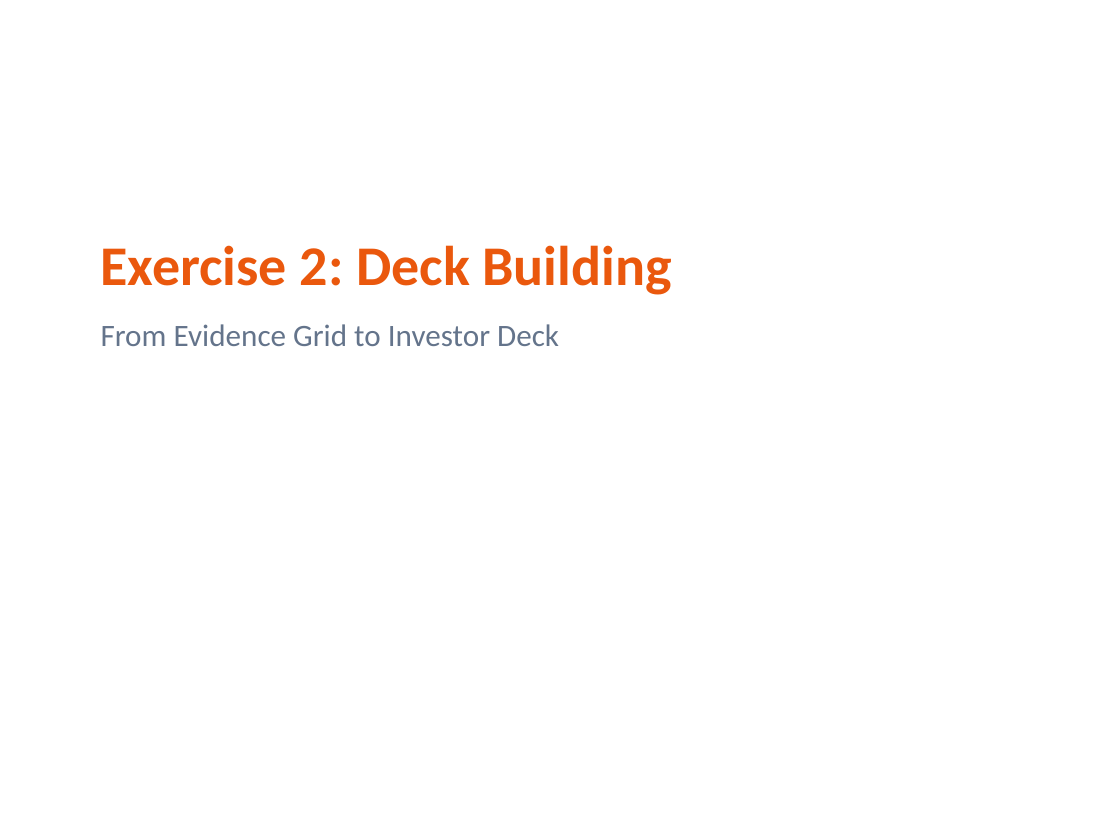
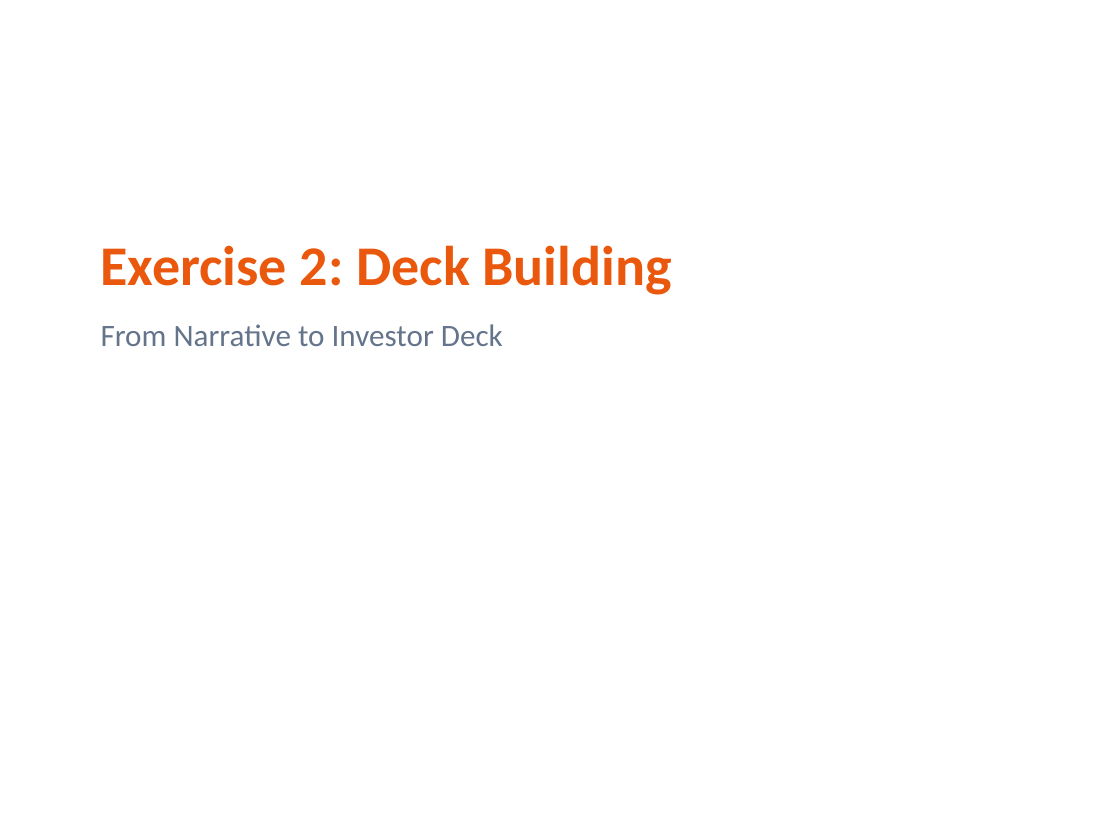
Before and after one commit to TheGinjaNinja/gnv-fundraising-workshop, a slide deck: slide 1 of low-tech/deck-building.pptx. Drawn at 1120x840 pixels with LibreOffice and Linux fonts; fonts in the diff are those of the drawing. Boxes give left, top, right and bottom in pixels: in the first picture for what was removed or moved away, otherwise in the second. Text is boxed around its words. In the diff, an @@ line names an element or a change of style, - is before the commit and + after.

```diff
--- a/low-tech/deck-building.pptx
+++ b/low-tech/deck-building.pptx
@@ text at (101, 324, 503, 346): text changed @@
-From Evidence Grid to Investor Deck
+From Narrative to Investor Deck
```
Also in this commit, not shown: 2 other files.
